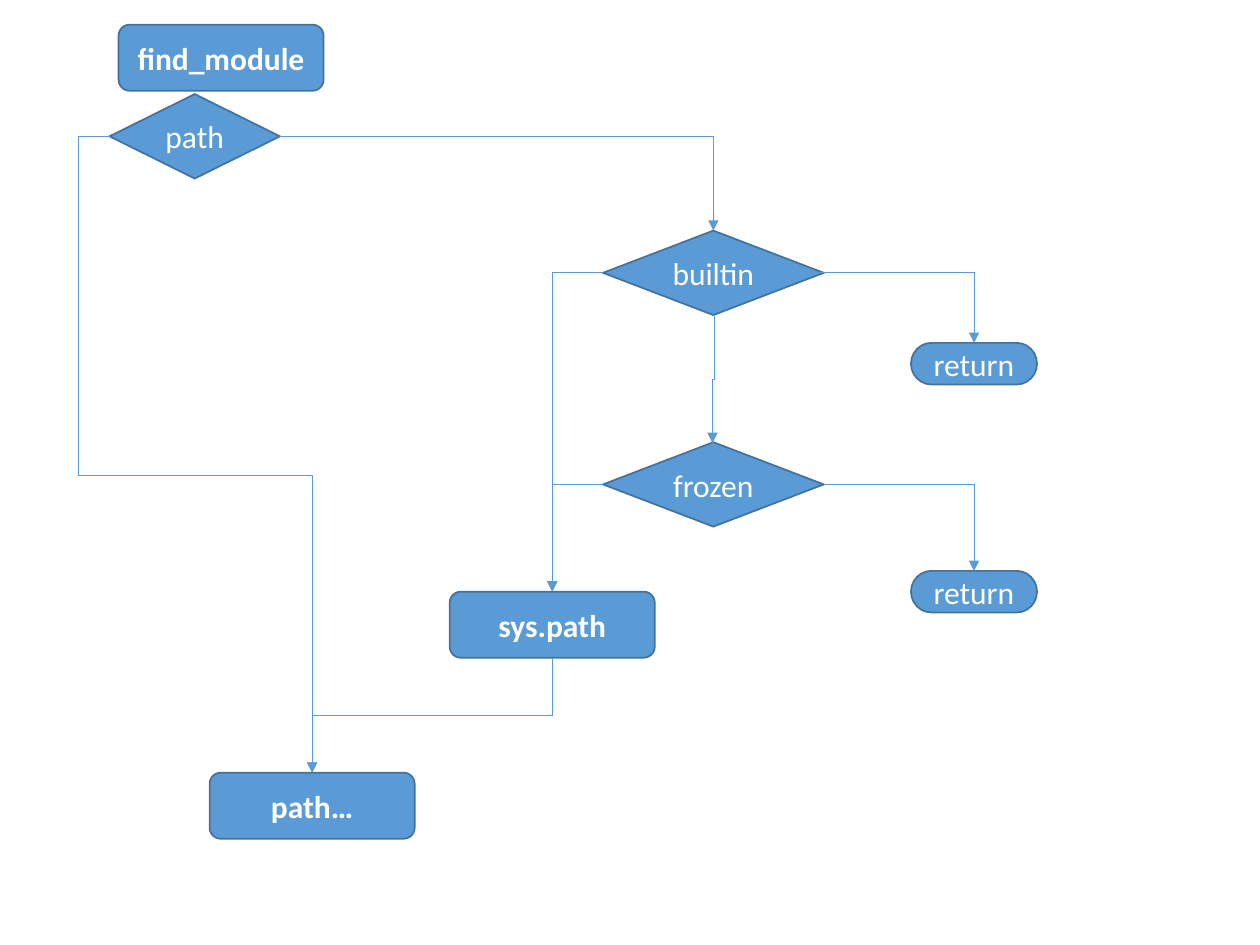
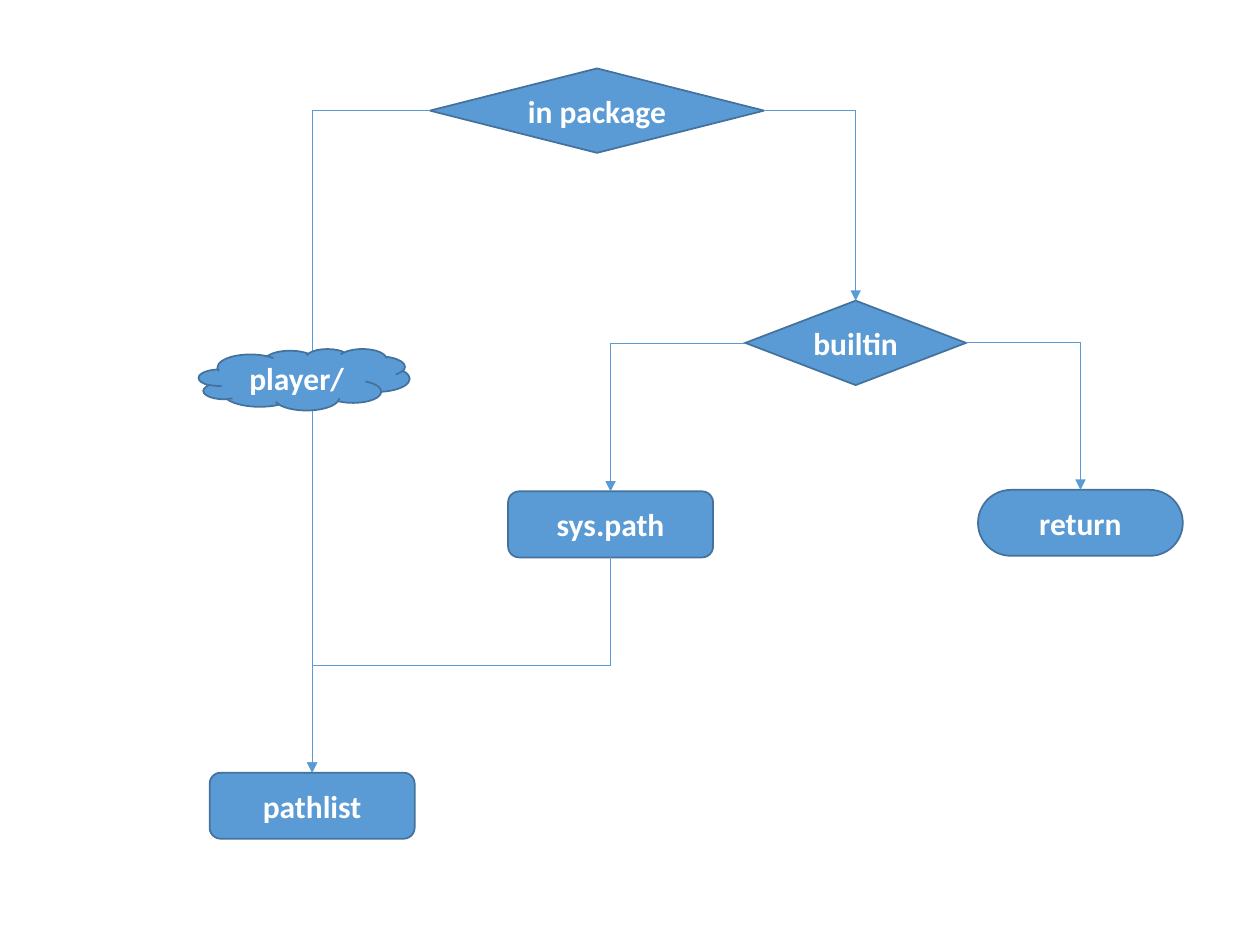
Before and after one commit to menfeng/studynote, a slide deck: slide 12 of python/source code/import/import.pptx (slide 9 before the commit). Drawn at 1260x945 pixels with LibreOffice and Linux fonts; fonts in the diff are those of the drawing. Boxes give left, top, right and bottom in pixels: in the first picture for what was removed or moved away, otherwise in the second. Text is boxed around its words. In the diff, an @@ line names an element or a change of style, - is before the commit and + after.

```diff
--- a/python/source code/import/import.pptx
+++ b/python/source code/import/import.pptx
@@ rounded rectangle removed at box(118, 25, 324, 91) @@
-find_module
@@ diamond added at box(430, 68, 764, 152), fill #5B9BD5, outline #43739E 1 pt, 18 pt, text #FFFFFF, bold @@
+in package
@@ diamond removed at box(110, 94, 280, 179) @@
-path
@@ elbow arrow moved from (110, 136) - (312, 772) to (430, 111) - (312, 772) @@
@@ elbow arrow moved from (280, 136) - (713, 231) to (764, 111) - (856, 301) @@
@@ elbow arrow removed from (714, 316) to (712, 444) @@
@@ diamond "builtin": place and size @@
-diamond "builtin" at box(604, 231, 824, 315)
+diamond "builtin" at box(746, 301, 966, 386)
@@ diamond "builtin" at box(746, 301, 966, 386): bold on @@
@@ cloud added at box(199, 349, 410, 411), fill #5B9BD5, outline #43739E 1 pt, 18 pt, text #FFFFFF, bold @@
+player/
@@ elbow arrow moved from (604, 273) - (552, 592) to (746, 343) - (611, 491) @@
@@ elbow arrow moved from (819, 272) - (974, 343) to (966, 343) - (1081, 490) @@
@@ diamond removed at box(604, 442, 824, 527) @@
-frozen
@@ rounded rectangle "sys.path": place and size @@
-rounded rectangle "sys.path" at box(450, 592, 655, 658)
+rounded rectangle "sys.path" at box(508, 491, 713, 557)
@@ elbow arrow removed from (604, 484) to (552, 592) @@
@@ elbow arrow removed from (824, 484) to (974, 571) @@
@@ pill shape "return" at box(978, 490, 1183, 556): bold on @@
@@ pill shape "return": place and size @@
-pill shape "return" at box(911, 343, 1037, 384)
+pill shape "return" at box(978, 490, 1183, 556)
@@ elbow arrow moved from (552, 658) - (312, 772) to (611, 557) - (312, 772) @@
@@ pill shape removed at box(911, 571, 1037, 612) @@
-return
@@ text in rounded rectangle at box(263, 796, 361, 823): text changed @@
-path…
+pathlist
```
Also in this commit, not shown: 7 other slides changed, 5 slides added, 2 slides removed.
